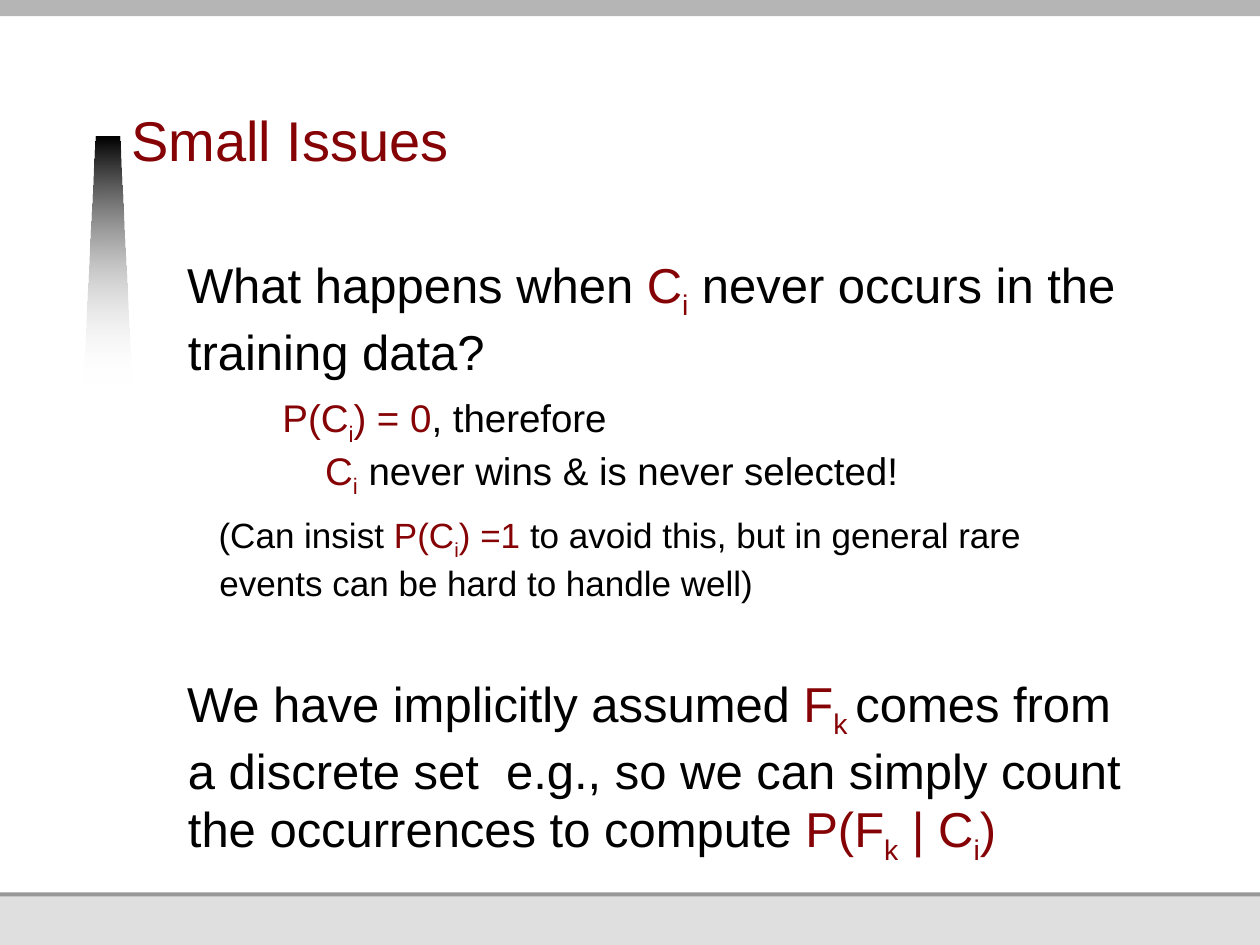
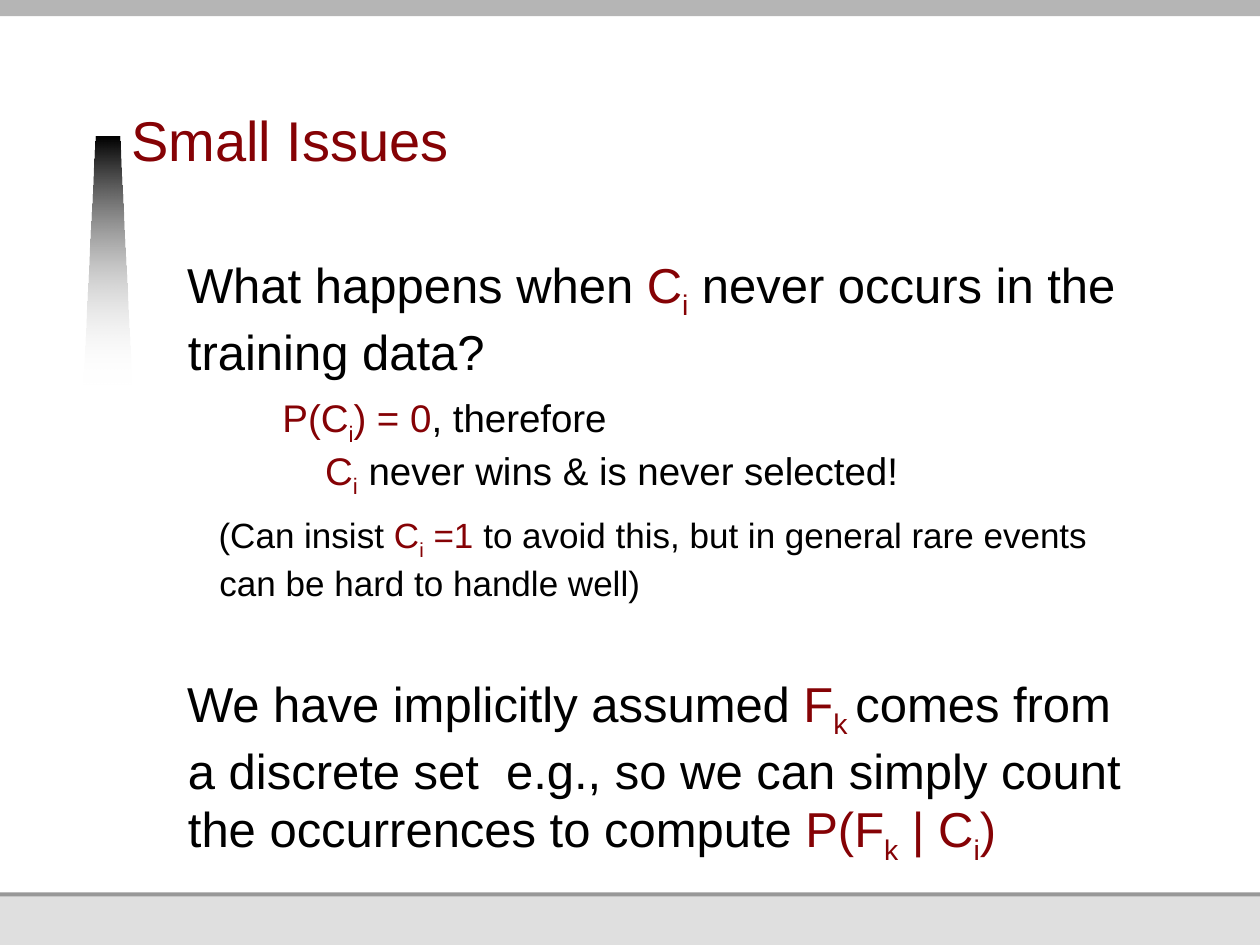
Before and after one commit to jmankoff/data, a slide deck: slide 120 of Lectures/17 Machine Learning II Naive Bayes and Decision Trees.pptx (slide 118 before the commit). Drawn at 1260x945 pixels with LibreOffice and Linux fonts; fonts in the diff are those of the drawing; background and template pictures are left out. Boxes give left, top, right and bottom in pixels: in the first picture for what was removed or moved away, otherwise in the second. Text is boxed around its words. In the diff, an @@ line names an element or a change of style, - is before the commit and + after.

Commit message:
lecture updates

```diff
--- a/Lectures/17 Machine Learning II Naive Bayes and Decision Trees.pptx
+++ b/Lectures/17 Machine Learning II Naive Bayes and Decision Trees.pptx
@@ text at (219, 522, 1087, 602): text changed @@
-  (Can insist P(Ci) =1 to avoid this, but in general rare events can be hard to handle well)
+  (Can insist Ci =1 to avoid this, but in general rare events can be hard to handle well)
```
Also in this commit, not shown: 85 other slides changed, 6 slides added, 4 slides removed, 1 other file.
